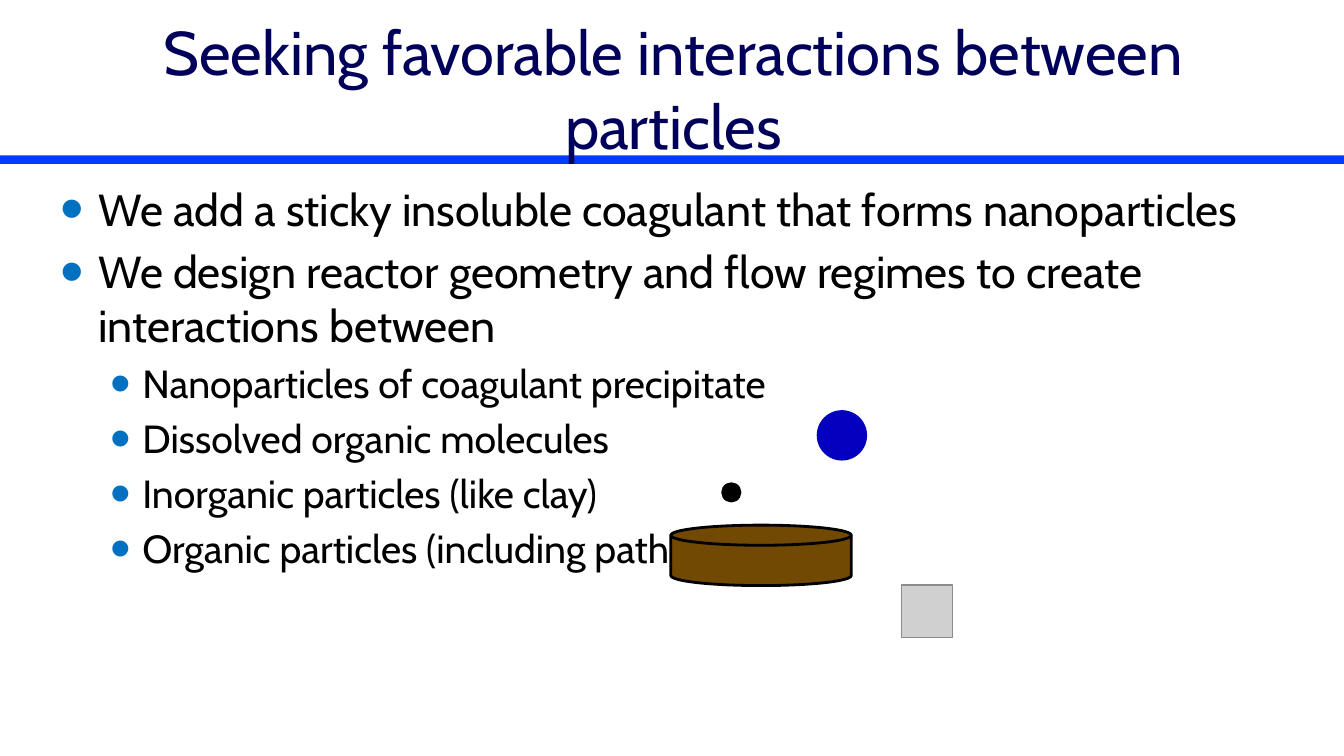
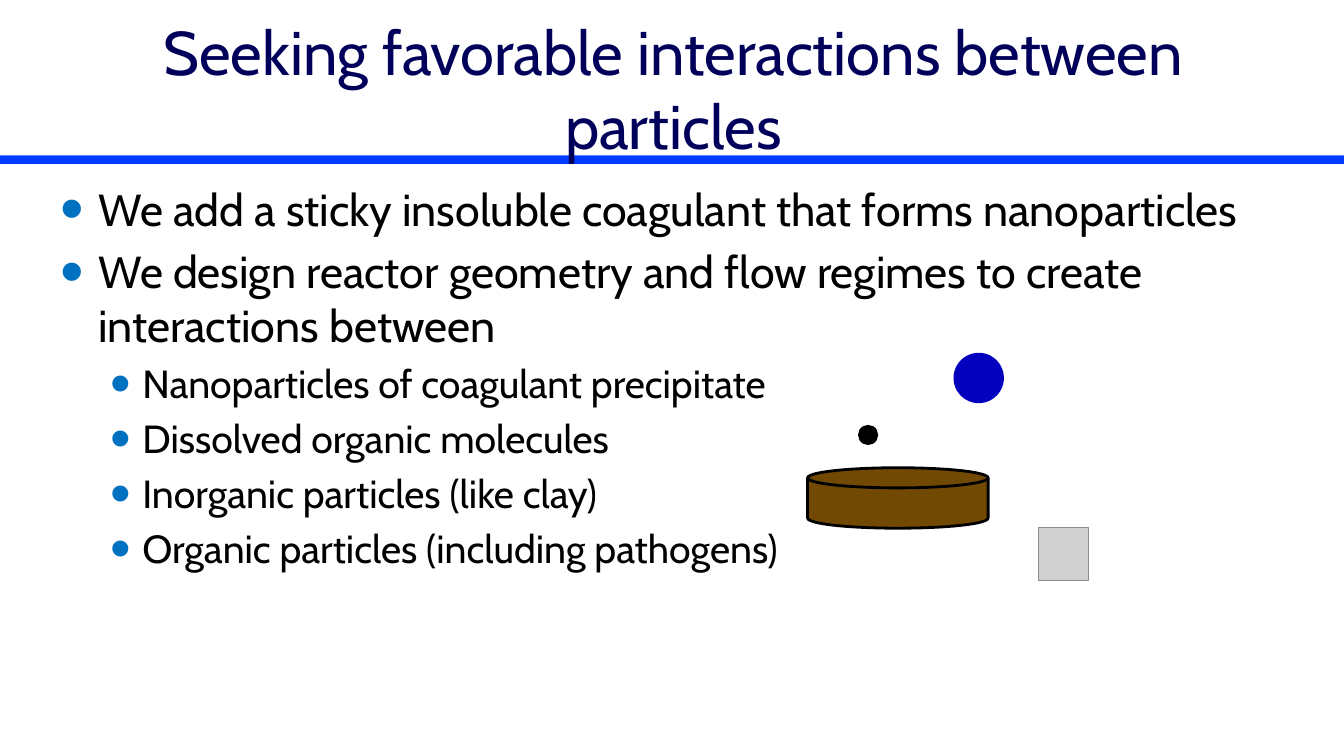
Before and after one commit to monroews/CEE4520Lectures, a slide deck: slide 13 of Flocculation Introduction.pptx. Drawn at 1344x756 pixels with LibreOffice and Linux fonts; fonts in the diff are those of the drawing; grey boxes stand for pictures. Boxes give left, top, right and bottom in pixels: in the first picture for what was removed or moved away, otherwise in the second. Text is boxed around its words. In the diff, an @@ line names an element or a change of style, - is before the commit and + after.

```diff
--- a/Flocculation Introduction.pptx
+++ b/Flocculation Introduction.pptx
@@ ellipse: place and size @@
-ellipse at [817,410,867,461]
+ellipse at [954,353,1004,403]
@@ ellipse: place and size @@
-ellipse at [722,482,742,502]
+ellipse at [858,425,878,446]
@@ cylinder: place and size @@
-cylinder at [670,525,851,586]
+cylinder at [808,468,988,528]
@@ picture: place and size @@
-picture at [902,585,953,637]
+picture at [1038,527,1089,580]
```
Also in this commit, not shown: 8 other slides changed, 5 slides added, 5 slides removed.
